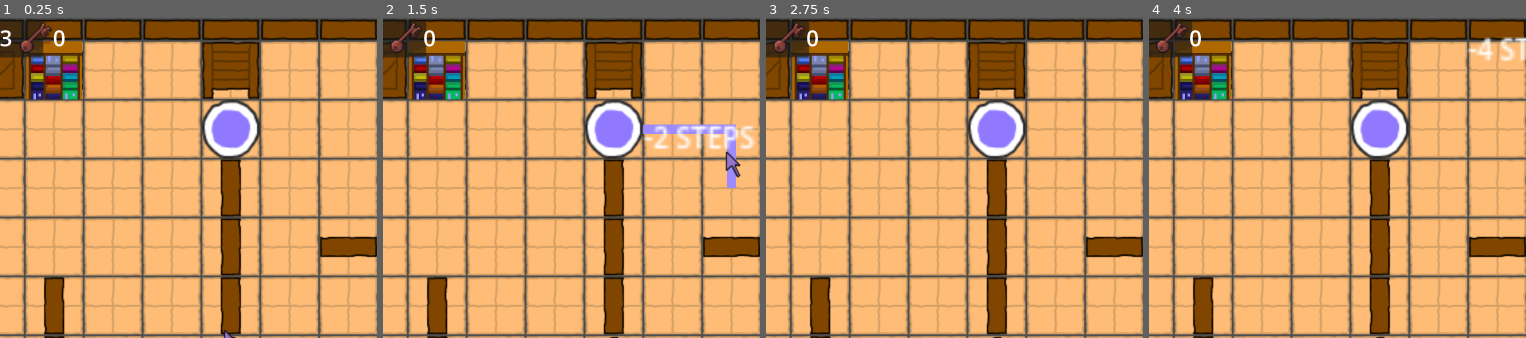
Above: before the commit, frames 1-4 (left to right).
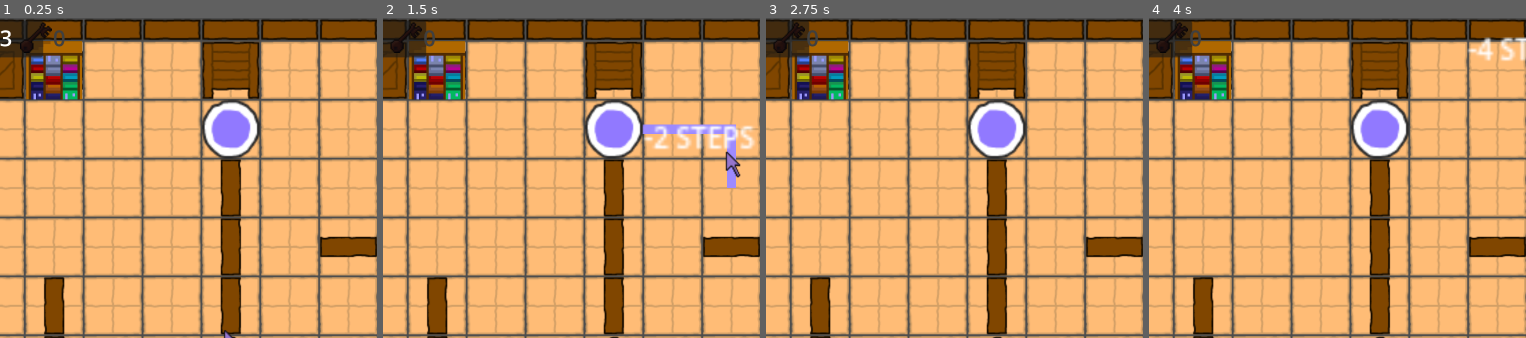
Above: after the commit, the same moments.

Repository: kbendrick/DJK_Project
Game: Godot game, scene res://world.tscn
Same seed, same stepped clock (60 frames per second), same inputs: the game is played once before the commit and once after it.
Inputs (mouse positions are % of the whole screen's width and height, from its top left):
- Up to frame 1 (0.25 s): no input
- Up to frame 2 (1.5 s): tap Enter at 0.5 s; drag from (53, 17) to (53, 50) at 0.52 s; tap Space at 1.25 s; drag from (77, 8) to (53, 50) at 1.27 s
- Up to frame 3 (2.75 s): tap Enter at 2 s; move the mouse to (92, 27) at 2.02 s; tap Space at 2.1 s; click (92, 27) at 2.17 s
- Up to frame 4 (4 s): tap Space at 2.75 s; drag from (92, 73) to (77, 8) at 2.77 s; tap Enter at 3.5 s; drag from (77, 91) to (77, 8) at 3.52 s
The pictures show only the part of the screen within x 23-73%, y 0-50%; the shares and areas given below are measured in that part.

The runs differ from the first frame. In frame 1, 0.3% of the frame differs, in the area x 5-18%, y 1-11%; in frame 2, 0.3%; in frame 3, 0.3%; in frame 4, 0.3%.

Commit message:
Added dimming resource images when inventory for resource is at 0

Diff:
--- a/Player/inventory.gd
+++ b/Player/inventory.gd
@@ -13,6 +13,6 @@
 		if(resources.has(type)):
 			resources[type] = resources[type] + amount
 			emit_signal("resource_count_changed", type, resources[type])
-			print(type + str(amount))
+			print(type +": " + str(amount))
 func get_resource(type: String) -> int:
 	return resources[type]
--- a/Resources/resource_display.gd
+++ b/Resources/resource_display.gd
@@ -11,3 +11,5 @@
 func _on_player_inventory_resource_count_changed(type: String, new_count: int)->void:
 	var resource_to_update = self.find_child(type)
 	resource_to_update.update_count(new_count)
+	if new_count == 0:
+		resource_to_update.modulate = Color(0.25, 0.25, 0.25)
--- a/Resources/resource_display.tscn
+++ b/Resources/resource_display.tscn
@@ -1,7 +1,7 @@
 [gd_scene format=3 uid="uid://bl3ubikml7jab"]
 
 [ext_resource type="Script" uid="uid://okpds2ta2cy8" path="res://Resources/resource_display.gd" id="1_3mdst"]
-[ext_resource type="Script" uid="uid://dbdsbiqit3gi" path="res://Resources/resource_item_dispaly.gd" id="1_ebyp1"]
+[ext_resource type="Script" uid="uid://dbdsbiqit3gi" path="res://Resources/resource_item_display.gd" id="1_ebyp1"]
 [ext_resource type="Texture2D" uid="uid://r10apvj0vioq" path="res://#1 - Transparent Icons copy.png" id="3_p2skx"]
 [ext_resource type="Texture2D" uid="uid://gg6fxxehd5cs" path="res://#1 - Transparent Icons copy 4.png" id="4_ixb3f"]
 [ext_resource type="Texture2D" uid="uid://7fke8tamuggw" path="res://#1 - Transparent Icons copy 3.png" id="5_nme5t"]
--- a/Resources/resource_item_dispaly.tscn
+++ b/Resources/resource_item_display.tscn
@@ -1,6 +1,6 @@
 [gd_scene format=3 uid="uid://v0phl502htb0"]
 
-[ext_resource type="Script" uid="uid://dbdsbiqit3gi" path="res://Resources/resource_item_dispaly.gd" id="1_sp0yu"]
+[ext_resource type="Script" uid="uid://dbdsbiqit3gi" path="res://Resources/resource_item_display.gd" id="1_sp0yu"]
 [ext_resource type="Texture2D" uid="uid://c2slme5udoag2" path="res://icon.svg" id="2_ndmwj"]
 
 [node name="ResourceItemDispaly" type="HBoxContainer" unique_id=1764967918]
Renamed: Resources/resource_item_dispaly.gd -> Resources/resource_item_display.gd
Renamed: Resources/resource_item_dispaly.gd.uid -> Resources/resource_item_display.gd.uid
